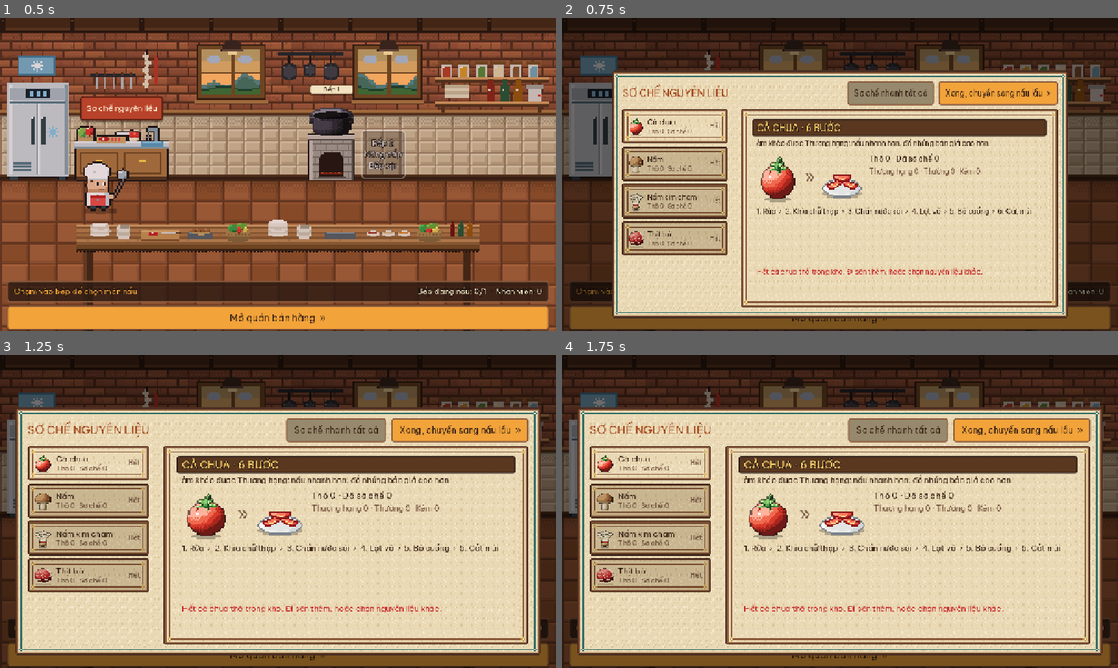
Above: before the commit, frames 1-4 (two rows, left to right).
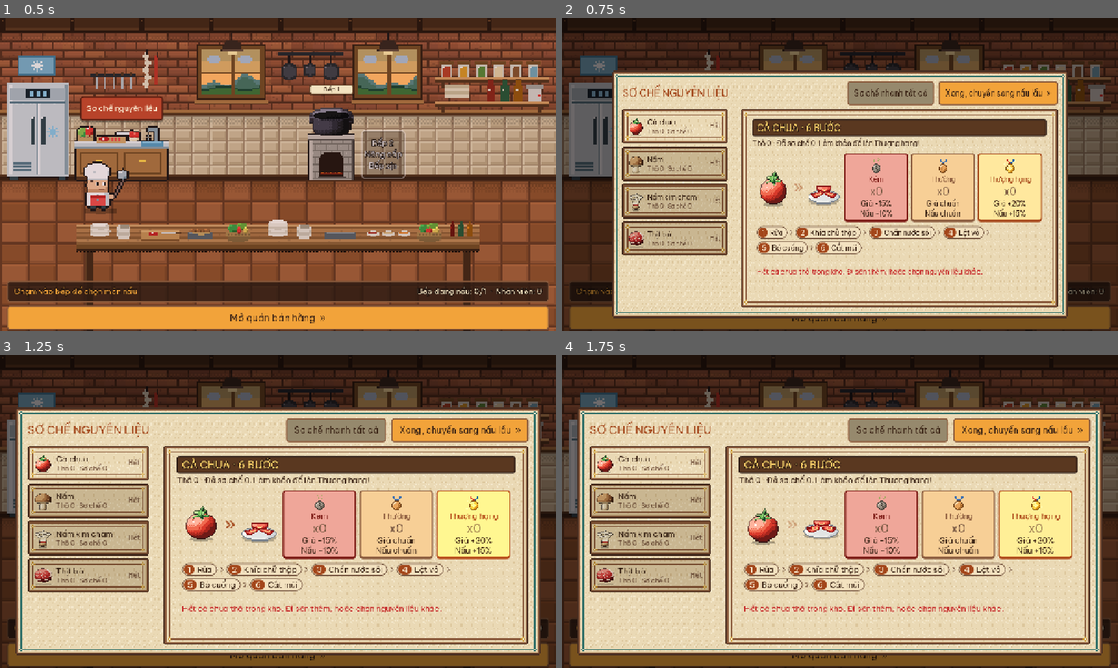
Above: after the commit, the same moments.

Repository: Znoywho/HotPot_SUNSUT
Game: Godot game, scene res://scenes/cook/cook_phase.tscn
Two runs of this game, one before a commit and one after it. Both use one fixed random seed, a clock stepped at 60 frames per second and the inputs below. This scene is started directly instead of the project's main scene.
Inputs:
- Up to frame 1 (0.5 s): no input
- Up to frame 2 (0.75 s): click "Sơ chế nguyên liệu" at 0.5 s
- Up to frame 3 (1.25 s): no input
- Up to frame 4 (1.75 s): click "Mở quán bán hàng »" at 1.25 s

Frame 1 is identical in both runs. In frame 2, 9.0% of the frame differs, in the area x 34-87%, y 38-76%; in frame 3, 12%; in frame 4, 12%, in the area x 31-92%, y 38-76%.

Commit message:
[Cần Tuấn xem] Sơ chế: màn giới thiệu trực quan (thẻ Kém/Thường/Thượng hạng có giá + tốc độ nấu, chip các bước, ảnh động) + huy hiệu pixel riêng cho từng mức chất lượng

Diff:
--- a/scenes/cook/prep_panel.gd
+++ b/scenes/cook/prep_panel.gd
@@ -23,6 +23,7 @@
 const PANEL_SIZE := Vector2(1210, 570) ## Vừa danh sách + vùng chơi 780x300 với lề >= viền khung (24 px).
 const QUALITY_COLORS := [HuntUI.BAD, HuntUI.INK, HuntUI.GOLDEN_INK] ## Màu chữ chất lượng Kém / Thường / Thượng hạng.
 const QUICK_PIPS := 10 ## Số ô sáng dần khi sơ chế nhanh.
+const INTRO_PIC := 88.0 ## Cỡ ảnh nguyên liệu thô / thành phẩm ở màn giới thiệu.
 const HUD_SHIFT := 46.0 ## Dời khung xuống dưới thanh HUD.
 const LIST_W := 300.0
 const GRADE_TEXT := ["HỎNG!", "ỔN", "HOÀN HẢO!"]
@@ -376,37 +377,41 @@
 	v.add_child(l)
 
 
-## Giới thiệu quy trình: các bước, số phần làm lượt này, chất lượng đang có trong kho.
+## Giới thiệu quy trình: nguyên liệu thô » thành phẩm, 3 thẻ chất lượng (kho, giá, tốc độ nấu), các bước dạng chip.
+## Thẻ Thượng hạng phát sáng và nút Bắt đầu nhịp nhẹ để người chơi muốn làm khéo.
 func _show_intro(id: String) -> void:
 	var recipe := Database.prep_recipe_for(id)
 	var raw := GameState.get_item_count(id)
 	_title.text = "%s · %d BƯỚC" % [GameState.item_display_name(id).to_upper(), recipe.steps.size()]
-	_hint.text = "Làm khéo được Thượng hạng: nấu nhanh hơn, đồ nhúng bán giá cao hơn."
+	_hint.text = "Thô %d · Đã sơ chế %d. Làm khéo để lên Thượng hạng!" % [raw, GameState.get_prepped_count(id)]
 	var v := _new_view()
+	v.add_theme_constant_override("separation", 10)
 	var top := HBoxContainer.new()
-	top.add_theme_constant_override("separation", 16)
+	top.add_theme_constant_override("separation", 10)
 	v.add_child(top)
-	top.add_child(HuntUI.texture_rect(HuntUI.ingredient_texture(id), 112))
-	# Thành phẩm sau khi sơ chế (thô » đĩa đồ nhúng).
-	var arrow := HuntUI.label("»", 40, HuntUI.INK_SOFT)
+	top.add_child(_bobbing_picture(HuntUI.ingredient_texture(id), INTRO_PIC, 0.0))
+	var arrow := HuntUI.label("»", 40, HuntUI.RUST)
 	arrow.size_flags_vertical = SIZE_SHRINK_CENTER
 	top.add_child(arrow)
-	top.add_child(HuntUI.texture_rect(HuntUI.prepped_texture(id), 112))
-	var info := VBoxContainer.new()
-	info.size_flags_horizontal = SIZE_EXPAND_FILL
-	info.add_theme_constant_override("separation", 4)
-	top.add_child(info)
+	_loop_tween(arrow, "modulate:a", 0.35, 1.0, 0.6)
+	top.add_child(_bobbing_picture(HuntUI.prepped_texture(id), INTRO_PIC, 0.6))
+	var cards := HBoxContainer.new()
+	cards.add_theme_constant_override("separation", 8)
+	cards.size_flags_horizontal = SIZE_EXPAND_FILL
+	top.add_child(cards)
 	var q := GameState.prepped_quality_counts(id)
-	info.add_child(HuntUI.label("Thô %d · Đã sơ chế %d" % [raw, GameState.get_prepped_count(id)], 20, HuntUI.INK))
-	info.add_child(HuntUI.label("Thượng hạng %d · Thường %d · Kém %d" % [q[2], q[1], q[0]], 18, HuntUI.INK_SOFT))
-	var steps: Array[String] = []
+	for grade in [0, 1, 2]:
+		cards.add_child(_quality_card(grade, int(q[grade])))
+	var flow := HFlowContainer.new()
+	flow.add_theme_constant_override("h_separation", 6)
+	flow.add_theme_constant_override("v_separation", 6)
+	v.add_child(flow)
 	for i in recipe.steps.size():
-		var s: PrepStepData = recipe.steps[i]
-		steps.append("%d. %s%s" % [i + 1, s.title, " (tùy chọn)" if s.optional else ""])
-	var flow := HuntUI.label("  ›  ".join(steps), 18, HuntUI.INK)
-	flow.autowrap_mode = TextServer.AUTOWRAP_WORD_SMART
-	flow.custom_minimum_size = Vector2(PrepAction.AREA.x - 40, 0)
-	v.add_child(flow)
+		if i > 0:
+			var sep := HuntUI.label("›", 22, HuntUI.INK_SOFT)
+			sep.size_flags_vertical = SIZE_SHRINK_CENTER
+			flow.add_child(sep)
+		flow.add_child(_step_chip(i + 1, recipe.steps[i]))
 	var spacer := Control.new()
 	spacer.size_flags_vertical = SIZE_EXPAND_FILL
 	v.add_child(spacer)
@@ -420,6 +425,122 @@
 	go.size_flags_horizontal = SIZE_SHRINK_END
 	go.pressed.connect(_start_session.bind(id))
 	v.add_child(go)
+	go.resized.connect(func() -> void: go.pivot_offset = go.size / 2.0)
+	_loop_tween(go, "scale", Vector2.ONE, Vector2(1.04, 1.04), 0.7)
+
+
+## Ảnh nhấp nhô lên xuống (ảnh nằm tự do trong một khung cố định để container không giữ chặt vị trí).
+func _bobbing_picture(tex: Texture2D, px: float, delay: float) -> Control:
+	var holder := Control.new()
+	holder.custom_minimum_size = Vector2(px, px + 8.0)
+	holder.size_flags_vertical = SIZE_SHRINK_CENTER
+	var pic := HuntUI.texture_rect(tex, px)
+	pic.position = Vector2(0, 6)
+	holder.add_child(pic)
+	var t := pic.create_tween().set_loops()
+	t.tween_interval(delay)
+	t.tween_property(pic, "position:y", 0.0, 0.6).set_trans(Tween.TRANS_SINE).set_ease(Tween.EASE_IN_OUT)
+	t.tween_property(pic, "position:y", 6.0, 0.6).set_trans(Tween.TRANS_SINE).set_ease(Tween.EASE_IN_OUT)
+	return holder
+
+
+## Lặp mãi: `property` của `node` đi từ `from` tới `to` rồi quay lại, mỗi chiều `half` giây.
+func _loop_tween(node: CanvasItem, property: String, from: Variant, to: Variant, half: float) -> void:
+	var t := node.create_tween().set_loops()
+	t.tween_property(node, property, to, half).set_trans(Tween.TRANS_SINE).set_ease(Tween.EASE_IN_OUT).from(from)
+	t.tween_property(node, property, from, half).set_trans(Tween.TRANS_SINE).set_ease(Tween.EASE_IN_OUT)
+
+
+## Thẻ một mức chất lượng (cùng màu ô ở đồng hồ chất lượng): tên, số đang có, giá đồ nhúng, tốc độ nấu nước cốt.
+## Thẻ Thượng hạng sáng lên tắt xuống để gợi người chơi làm khéo.
+func _quality_card(grade: int, count: int) -> Control:
+	var colors: Dictionary = QualityMeter.GRADE_STYLE[grade]
+	var card := PanelContainer.new()
+	card.size_flags_horizontal = SIZE_EXPAND_FILL
+	var style := StyleBoxFlat.new()
+	style.bg_color = (colors["fill"] as Color).lerp(Color("fbf3e2"), 0.55)
+	style.border_color = colors["border"]
+	style.set_border_width_all(3)
+	style.border_width_bottom = 5
+	style.set_corner_radius_all(6)
+	style.set_content_margin_all(8)
+	card.add_theme_stylebox_override("panel", style)
+	var box := VBoxContainer.new()
+	box.add_theme_constant_override("separation", 0)
+	card.add_child(box)
+	var badge := QualityBadge.new(grade, 2.0)
+	badge.size_flags_horizontal = SIZE_SHRINK_CENTER
+	box.add_child(badge)
+	var name_label := HuntUI.label(str(GameState.QUALITY_NAMES[grade]), 18, colors["border"])
+	name_label.horizontal_alignment = HORIZONTAL_ALIGNMENT_CENTER
+	box.add_child(name_label)
+	var count_label := HuntUI.label("x%d" % count, 26, HuntUI.INK if count > 0 else HuntUI.INK_SOFT)
+	count_label.horizontal_alignment = HORIZONTAL_ALIGNMENT_CENTER
+	box.add_child(count_label)
+	var price := roundi((cfg.dipping_price_mult(grade) - 1.0) * 100.0)
+	var cook := roundi((1.0 - cfg.cook_time_mult(grade)) * 100.0)
+	for line in ["Giá %s" % _signed_percent(price), "Nấu %s" % _signed_percent(cook)]:
+		var l := HuntUI.label(line, 18, HuntUI.INK)
+		l.horizontal_alignment = HORIZONTAL_ALIGNMENT_CENTER
+		box.add_child(l)
+	if grade == 2:
+		_loop_tween(card, "modulate", Color.WHITE, Color(1.12, 1.08, 0.9), 0.8)
+	return card
+
+
+## Đĩa thành phẩm và huy hiệu chất lượng cạnh nhau; huy hiệu nảy ra, đĩa Kém ngả xám như để lâu.
+func _result_row(plate: Texture2D, quality: int) -> Control:
+	var row := HBoxContainer.new()
+	row.alignment = BoxContainer.ALIGNMENT_CENTER
+	row.add_theme_constant_override("separation", 12)
+	var pic := HuntUI.texture_rect(plate, 96)
+	pic.size_flags_vertical = SIZE_SHRINK_CENTER
+	if quality == 0:
+		pic.modulate = Color(0.78, 0.76, 0.72)
+	row.add_child(pic)
+	var badge := QualityBadge.new(quality, 5.0)
+	row.add_child(badge)
+	badge.pivot_offset = badge.custom_minimum_size / 2.0
+	badge.scale = Vector2(0.2, 0.2)
+	var t := badge.create_tween()
+	t.tween_property(badge, "scale", Vector2.ONE, 0.35).set_trans(Tween.TRANS_BACK).set_ease(Tween.EASE_OUT)
+	return row
+
+
+## "+20%", "-15%" hoặc "chuẩn" khi bằng 0.
+static func _signed_percent(p: int) -> String:
+	return "chuẩn" if p == 0 else ("%+d%%" % p)
+
+
+## Chip một bước: số thứ tự trong ô tròn màu gỉ + tên bước; bước tuỳ chọn ghi mờ "(tùy chọn)".
+func _step_chip(number: int, step: PrepStepData) -> Control:
+	var chip := PanelContainer.new()
+	var style := StyleBoxFlat.new()
+	style.bg_color = Color("f3e2c0")
+	style.border_color = HuntUI.INK_SOFT
+	style.set_border_width_all(2)
+	style.set_corner_radius_all(18)
+	style.content_margin_left = 4
+	style.content_margin_right = 12
+	style.content_margin_top = 3
+	style.content_margin_bottom = 3
+	chip.add_theme_stylebox_override("panel", style)
+	var row := HBoxContainer.new()
+	row.add_theme_constant_override("separation", 6)
+	chip.add_child(row)
+	var badge := PanelContainer.new()
+	var badge_style := StyleBoxFlat.new()
+	badge_style.bg_color = HuntUI.RUST
+	badge_style.set_corner_radius_all(15)
+	badge_style.content_margin_left = 9
+	badge_style.content_margin_right = 9
+	badge.add_theme_stylebox_override("panel", badge_style)
+	var num := HuntUI.label(str(number), 18, Color("fbecd2"))
+	num.horizontal_alignment = HORIZONTAL_ALIGNMENT_CENTER
+	badge.add_child(num)
+	row.add_child(badge)
+	row.add_child(HuntUI.label(step.title + (" (tùy chọn)" if step.optional else ""), 18, HuntUI.INK if not step.optional else HuntUI.INK_SOFT))
+	return chip
 
 
 # --- Lượt sơ chế ----------------------------------------------------------------
@@ -534,9 +655,7 @@
 		_title.text = "SƠ CHẾ XONG: %s" % str(GameState.QUALITY_NAMES[q]).to_upper()
 		_meter.set_verdict("Kết quả: %s" % str(GameState.QUALITY_NAMES[q]), QUALITY_COLORS[q])
 		_hint.text = _effect_text(q) # Các ô màu ở đồng hồ chất lượng cho thấy từng bước làm tốt hay hỏng.
-		var pic := HuntUI.texture_rect(HuntUI.prepped_texture(id), 96)
-		pic.size_flags_horizontal = SIZE_SHRINK_CENTER
-		v.add_child(pic) # Icon đồ đã sơ chế (bày trên đĩa).
+		v.add_child(_result_row(HuntUI.prepped_texture(id), q)) # Đĩa đồ đã sơ chế + huy hiệu chất lượng.
 		v.add_child(_center_label("+%d %s" % [n, GameState.item_display_name(id).to_lower()], 26, HuntUI.INK))
 		v.add_child(_center_label(str(GameState.QUALITY_NAMES[q]), 40, QUALITY_COLORS[q]))
 		prepped.emit(id)
@@ -624,6 +743,9 @@
 	_hint.text = _effect_text(cfg.quick_quality)
 	var v := _new_view()
 	v.alignment = BoxContainer.ALIGNMENT_CENTER
+	var badge := QualityBadge.new(cfg.quick_quality, 3.0)
+	badge.size_flags_horizontal = SIZE_SHRINK_CENTER
+	v.add_child(badge)
 	v.add_child(_center_label("Đã sơ chế nhanh %d phần" % done, 28, HuntUI.INK))
 	v.add_child(_center_label("Chất lượng: %s" % quality_name, 24, HuntUI.INK_SOFT))
 	v.add_child(_center_label("Muốn Thượng hạng thì chọn từng nguyên liệu và tự làm.", 18, HuntUI.INK_SOFT))
--- /dev/null
+++ b/scenes/cook/quality_badge.gd
@@ -0,0 +1,127 @@
+class_name QualityBadge
+extends Control
+## Huy hiệu pixel cho chất lượng đồ sơ chế, vẽ bằng code trên lưới 18×20 ô (mỗi ô = `px` điểm ảnh, không cần file ảnh):
+## - Thượng hạng (2): huy chương vàng, dây đỏ / xanh, ngôi sao giữa, tia lấp lánh nhấp nháy xung quanh.
+## - Thường (1): huy chương đồng cam, dây xanh, vòng tròn giữa.
+## - Kém (0): đĩa xám bị nứt, không dây, vệt mùi xanh lượn bốc lên.
+
+const GRID := Vector2i(18, 20)
+const DISC_CENTER := Vector2(9.5, 13.5) ## Tâm đĩa (đơn vị ô); lệch nửa ô để đĩa 11 ô đối xứng quanh cột 9.
+const DISC_RADIUS := 5.5
+const PALETTES := [
+	{"outline": Color("3f3a33"), "main": Color("9b9184"), "light": Color("c4bcb0"), "shade": Color("6f665b")},
+	{"outline": Color("6b3d17"), "main": Color("e7a35a"), "light": Color("f9d3a2"), "shade": Color("b06f2e")},
+	{"outline": Color("7a4a10"), "main": Color("f5c542"), "light": Color("fff1a8"), "shade": Color("c98a1b")},
+]
+const RIBBON_LEFT := [[5, 6], [5, 6], [6, 7], [7, 8], [8, 9]] ## Cột của dây trái, từ hàng 3 xuống hàng 7.
+const RIBBON_COLORS := [[], [Color("3d6fb0"), Color("3d6fb0")], [Color("c62828"), Color("1e5fa8")]]
+const STAR := ["..x..", ".xxx.", "xxxxx", ".xxx.", ".x.x."] ## Ngôi sao 5×5 giữa huy chương vàng.
+const CRACK := [Vector2i(8, 9), Vector2i(9, 10), Vector2i(9, 11), Vector2i(10, 12), Vector2i(9, 13), Vector2i(10, 14), Vector2i(11, 15)]
+const SPARKLES := [Vector2i(2, 8), Vector2i(15, 5), Vector2i(16, 15), Vector2i(1, 17)]
+const SPARKLE_COLOR := Color("fff6c0")
+const STINK_COLOR := Color("8bab4f")
+
+var grade := 1
+var px := 4.0
+var _time := 0.0
+
+
+## `quality_grade`: 0 Kém, 1 Thường, 2 Thượng hạng; `pixel`: cỡ một ô (4 -> huy hiệu 72×80).
+func _init(quality_grade: int, pixel := 4.0) -> void:
+	grade = clampi(quality_grade, 0, 2)
+	px = pixel
+	custom_minimum_size = Vector2(GRID) * px
+	mouse_filter = MOUSE_FILTER_IGNORE
+	set_process(grade != 1) # Chỉ Thượng hạng (lấp lánh) và Kém (vệt mùi) có chuyển động.
+
+
+func _process(delta: float) -> void:
+	_time += delta
+	queue_redraw()
+
+
+func _draw() -> void:
+	var pal: Dictionary = PALETTES[grade]
+	if grade >= 1:
+		_draw_ribbon(RIBBON_COLORS[grade])
+	_draw_disc(pal)
+	match grade:
+		2:
+			_draw_pattern(STAR, Vector2i(7, 11), pal["light"])
+			_draw_sparkles()
+		1:
+			_draw_inner_ring(pal["shade"])
+		0:
+			for cell in CRACK:
+				_cell(cell.x, cell.y, pal["outline"])
+			_draw_stink()
+
+
+## Tô một ô của lưới.
+func _cell(x: int, y: int, color: Color) -> void:
+	draw_rect(Rect2(Vector2(x, y) * px, Vector2(px, px)), color)
+
+
+## Hai dây đeo hình chữ V phía trên đĩa (dây phải là ảnh gương của dây trái qua cột 9,5).
+func _draw_ribbon(colors: Array) -> void:
+	for i in RIBBON_LEFT.size():
+		for x in RIBBON_LEFT[i]:
+			_cell(x, 3 + i, colors[0])
+			_cell(GRID.x + 1 - x, 3 + i, colors[1])
+
+
+## Đĩa tròn: ô có tâm cách tâm đĩa d <= R. Viền khi d > R − 1; sáng ở góc trên-trái, tối ở góc dưới-phải.
+func _draw_disc(pal: Dictionary) -> void:
+	for y in GRID.y:
+		for x in GRID.x:
+			var off := Vector2(x + 0.5, y + 0.5) - DISC_CENTER
+			var d := off.length()
+			if d > DISC_RADIUS:
+				continue
+			var color: Color = pal["main"]
+			if d > DISC_RADIUS - 1.0:
+				color = pal["outline"]
+			elif off.x + off.y < -3.0:
+				color = pal["light"]
+			elif off.x + off.y > 3.0:
+				color = pal["shade"]
+			_cell(x, y, color)
+
+
+## Vòng tròn nhỏ giữa huy chương Thường: ô có 1,6 < d < 2,6.
+func _draw_inner_ring(color: Color) -> void:
+	for y in GRID.y:
+		for x in GRID.x:
+			var d := (Vector2(x + 0.5, y + 0.5) - DISC_CENTER).length()
+			if d > 1.6 and d < 2.6:
+				_cell(x, y, color)
+
+
+## Vẽ hình theo lưới chữ ('x' là ô tô màu) bắt đầu từ ô `origin`.
+func _draw_pattern(rows: Array, origin: Vector2i, color: Color) -> void:
+	for r in rows.size():
+		var row: String = rows[r]
+		for c in row.length():
+			if row[c] == "x":
+				_cell(origin.x + c, origin.y + r, color)
+
+
+## Tia lấp lánh hình dấu cộng; mỗi tia nhấp nháy lệch pha nhau: hiện khi sin > 0, tỏa 4 cánh khi sin > 0,6.
+func _draw_sparkles() -> void:
+	for i in SPARKLES.size():
+		var s := sin(_time * 4.0 + i * 1.7)
+		if s <= 0.0:
+			continue
+		var p: Vector2i = SPARKLES[i]
+		_cell(p.x, p.y, SPARKLE_COLOR)
+		if s > 0.6:
+			for dir in [Vector2i.LEFT, Vector2i.RIGHT, Vector2i.UP, Vector2i.DOWN]:
+				_cell(p.x + dir.x, p.y + dir.y, SPARKLE_COLOR)
+
+
+## Hai vệt mùi lượn sóng bốc lên trên đĩa Kém: x = gốc + round(sin((y + t×6) × 0,9)).
+func _draw_stink() -> void:
+	for base: int in [7, 12]:
+		for y in range(1, 7):
+			var x := base + roundi(sin((y + _time * 6.0 + base) * 0.9))
+			_cell(x, y, Color(STINK_COLOR, 0.35 + 0.1 * y))
Not shown, added: scenes/cook/quality_badge.gd.uid
